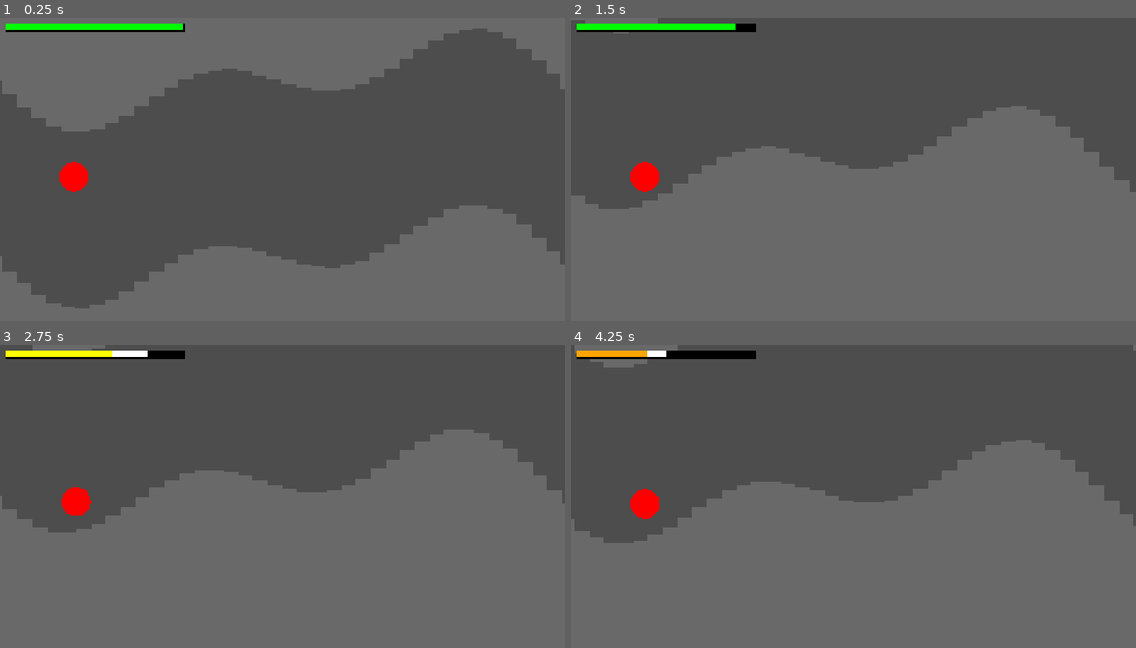
Above: before the commit, frames 1-4 (two rows, left to right).
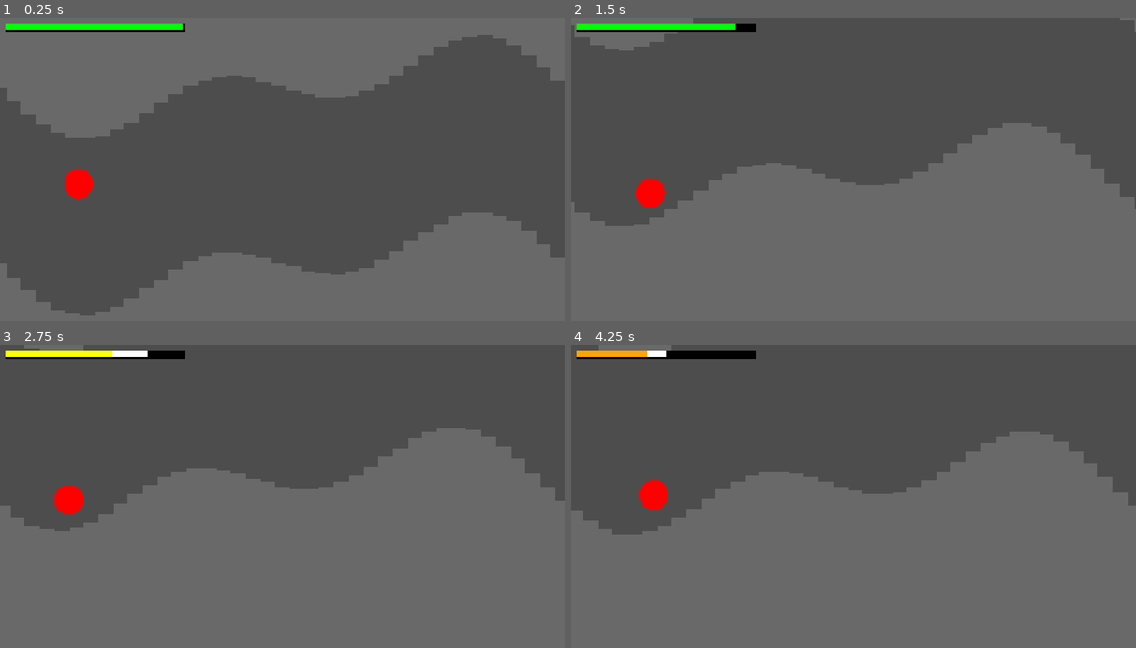
Above: after the commit, the same moments.

Repository: harrisonlee/xarnox-godot
Game: Godot game, scene res://main.tscn
Same seed, same stepped clock (60 frames per second), same inputs: the game is played once before the commit and once after it.
Inputs:
- Up to frame 1 (0.25 s): no input
- Up to frame 2 (1.5 s): no input
- Up to frame 3 (2.75 s): no input
- Up to frame 4 (4.25 s): no input

The runs differ from the first frame. In frame 1, 5.2% of the frame differs, in the area x 0-100%, y 3-99%; in frame 2, 6.8%, in the area x 0-100%, y 0-69%; in frame 3, 1.9%; in frame 4, 3.7%.

Commit message:
Updates player camera to lerp to position.
Note: also adds some formatting to the code, which will be added to the
other scripts in a future branch.

Diff:
--- a/main.gd
+++ b/main.gd
@@ -12,6 +12,8 @@
 func _ready() -> void:
 	player.position = $PlayerStartingPosition.position
 	player_camera.player_follow_x = $PlayerStartingPosition.position.x
+	player_camera.move_to_player()
+
 	current_viewport_rect = get_viewport().get_visible_rect()
 	tunnel_y_origin = current_viewport_rect.get_center().y
 	tunnel_generator.generate_tunnel(current_viewport_rect, tunnel_y_origin)
--- a/player_camera.gd
+++ b/player_camera.gd
@@ -1,46 +1,78 @@
 extends Camera2D
 
+#-------------------------------------------------------------------------------
+# Exported Variables
+#-------------------------------------------------------------------------------
 @export var player: Node2D
 @export var player_follow_x: float = 0.0
 @export var shake_strength: float = 50.0
 @export var shake_decay: float = 10.0
-
-var current_viewport_rect: Rect2 = Rect2()
-var current_shake_strength: float = 0.0
-var rng: RandomNumberGenerator = RandomNumberGenerator.new()
+@export var follow_speed: float = 2.5
 
 
+#-------------------------------------------------------------------------------
+# Private Variables
+#-------------------------------------------------------------------------------
+var _current_viewport_rect: Rect2 = Rect2()
+var _current_shake_strength: float = 0.0
+var _rng: RandomNumberGenerator = RandomNumberGenerator.new()
+
+
+#-------------------------------------------------------------------------------
+# Lifecyle Methods
+#-------------------------------------------------------------------------------
 # Called when the node enters the scene tree for the first time.
 func _ready() -> void:
-	current_viewport_rect = get_viewport_rect()
-
+	_current_viewport_rect = get_viewport_rect()
 
 # Called every frame. 'delta' is the elapsed time since the previous frame.
+var is_first = true
 func _process(delta: float) -> void:
-	position = player.position;
-	position.x += current_viewport_rect.size.x * 0.5 - player_follow_x
+	move_to_player(follow_speed * delta)
 
-	if current_shake_strength > 0.2:
-		current_shake_strength = lerpf(current_shake_strength, 0.0, shake_decay * delta)
-		offset = random_shake_offset()
+	if _current_shake_strength > 0.2:
+		_current_shake_strength = lerpf(
+			_current_shake_strength,
+			0.0, shake_decay * delta
+		)
+		offset = _random_shake_offset()
 	else:
 		offset = Vector2.ZERO
 
 
+#-------------------------------------------------------------------------------
+# Public Methods
+#-------------------------------------------------------------------------------
 func get_visible_rect() -> Rect2:
-	var center: Vector2 = current_viewport_rect.get_center()
+	var center: Vector2 = _current_viewport_rect.get_center()
 	return Rect2(
 		Vector2(position.x - center.x, position.y - center.y),
-		current_viewport_rect.size
+		_current_viewport_rect.size
 	)
 
 
 func shake() -> void:
-	current_shake_strength = shake_strength
+	_current_shake_strength = shake_strength
 
 
-func random_shake_offset() -> Vector2:
+func move_to_player(lerp_speed: float = 0.0) -> void:
+	if lerp_speed > 0.0:
+		position = position.lerp(_target_position(), lerp_speed)
+	else:
+		position = _target_position()
+
+
+#-------------------------------------------------------------------------------
+# Private Methods
+#-------------------------------------------------------------------------------
+func _target_position() -> Vector2:
+	var target_position  = player.position
+	target_position.x += _current_viewport_rect.size.x * 0.5 - player_follow_x
+	return target_position
+
+
+func _random_shake_offset() -> Vector2:
 	return Vector2(
-		rng.randf_range(-current_shake_strength, current_shake_strength),
-		rng.randf_range(-current_shake_strength, current_shake_strength)
+		_rng.randf_range(-_current_shake_strength, _current_shake_strength),
+		_rng.randf_range(-_current_shake_strength, _current_shake_strength)
 	)
